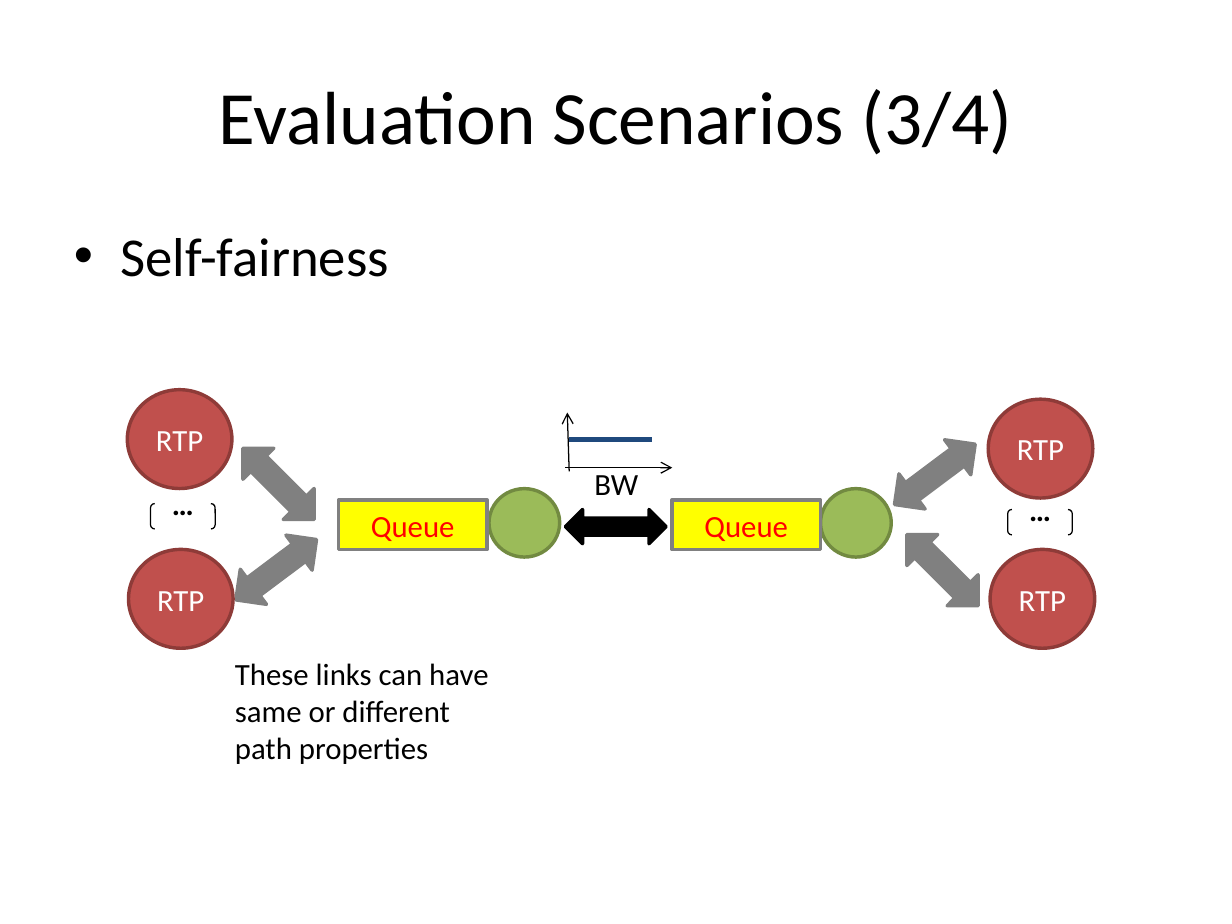
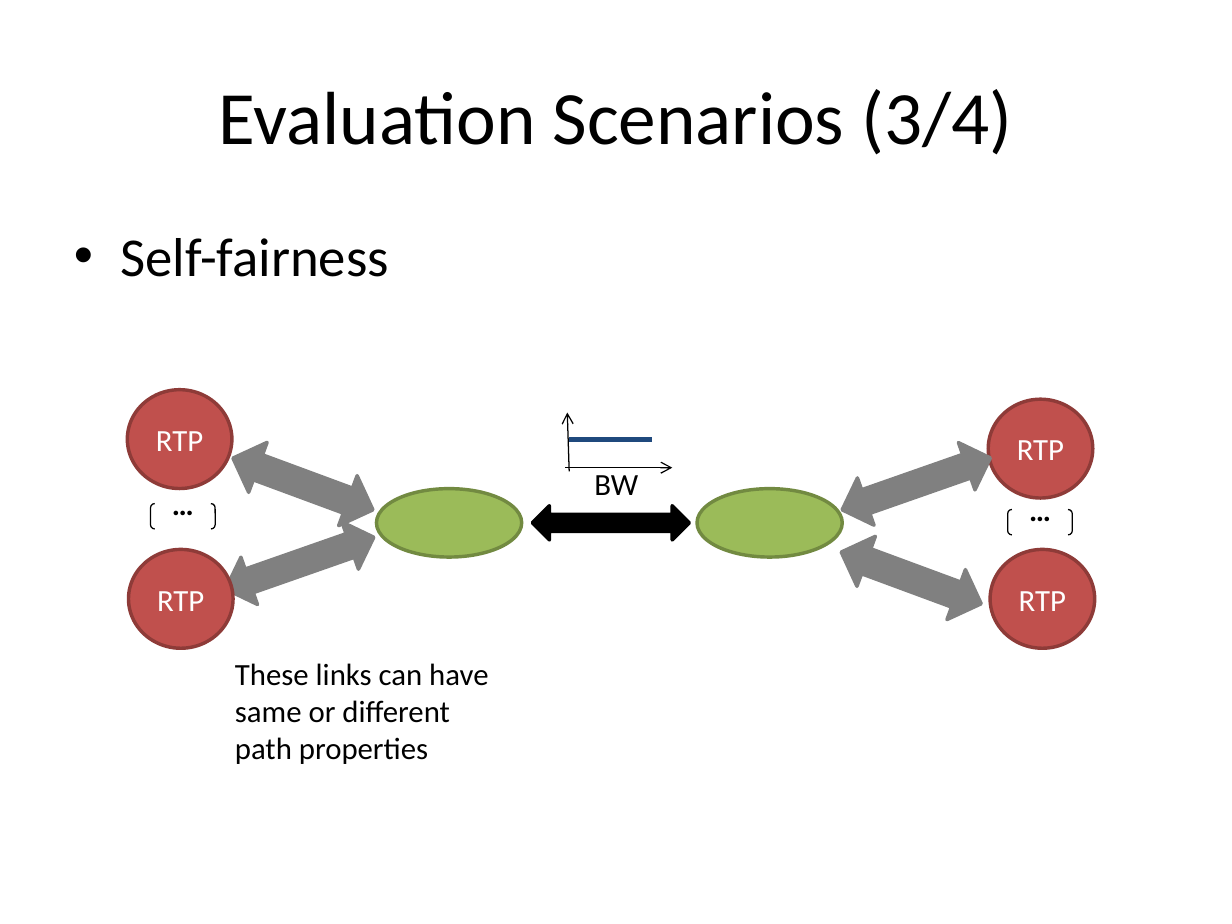
Before and after one commit to protocols-comnet/rmcat-eval-criteria, a slide deck: slide 7 of ppt-ietf85-rmcat-cc-eval-00.pptx. Drawn at 1232x924 pixels with LibreOffice and Linux fonts; fonts in the diff are those of the drawing. Boxes give left, top, right and bottom in pixels: in the first picture for what was removed or moved away, otherwise in the second. Text is boxed around its words. In the diff, an @@ line names an element or a change of style, - is before the commit and + after.

```diff
--- a/ppt-ietf85-rmcat-cc-eval-00.pptx
+++ b/ppt-ietf85-rmcat-cc-eval-00.pptx
@@ left right arrow at (x1=223, y1=433, x2=382, y2=534): rotation 44 to 20 degrees @@
@@ left right arrow at (x1=834, y1=434, x2=998, y2=533): rotation 323 to 340 degrees @@
@@ rectangle removed at (x1=339, y1=500, x2=488, y2=549) @@
-Queue
@@ ellipse resized from (x1=489, y1=489, x2=559, y2=558) to (x1=377, y1=489, x2=522, y2=558) @@
@@ left right arrow resized from (x1=565, y1=510, x2=667, y2=545) to (x1=532, y1=505, x2=689, y2=540) @@
@@ rectangle removed at (x1=671, y1=500, x2=821, y2=549) @@
-Queue
@@ ellipse resized from (x1=821, y1=489, x2=891, y2=558) to (x1=697, y1=489, x2=843, y2=558) @@
@@ left right arrow at (x1=218, y1=514, x2=382, y2=613): rotation 323 to 340 degrees @@
@@ left right arrow at (x1=832, y1=526, x2=990, y2=628): rotation 44 to 20 degrees @@
```
Also in this commit, not shown: 5 other slides changed, 1 slide removed, 1 other file.
